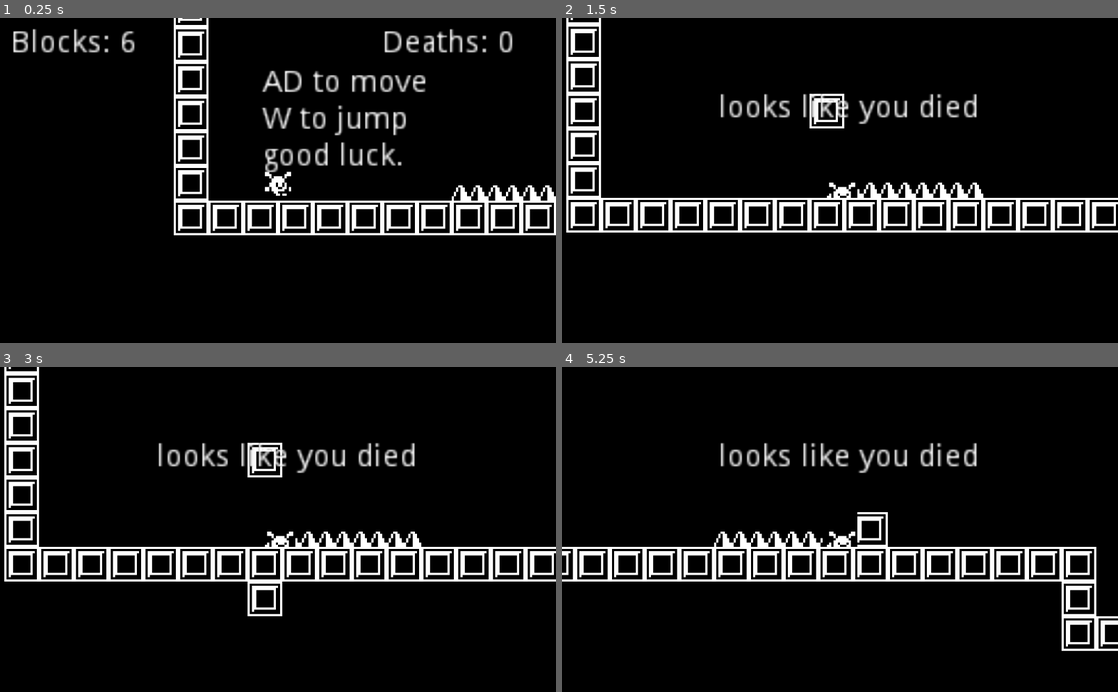
Above: before the commit, frames 1-4 (two rows, left to right).
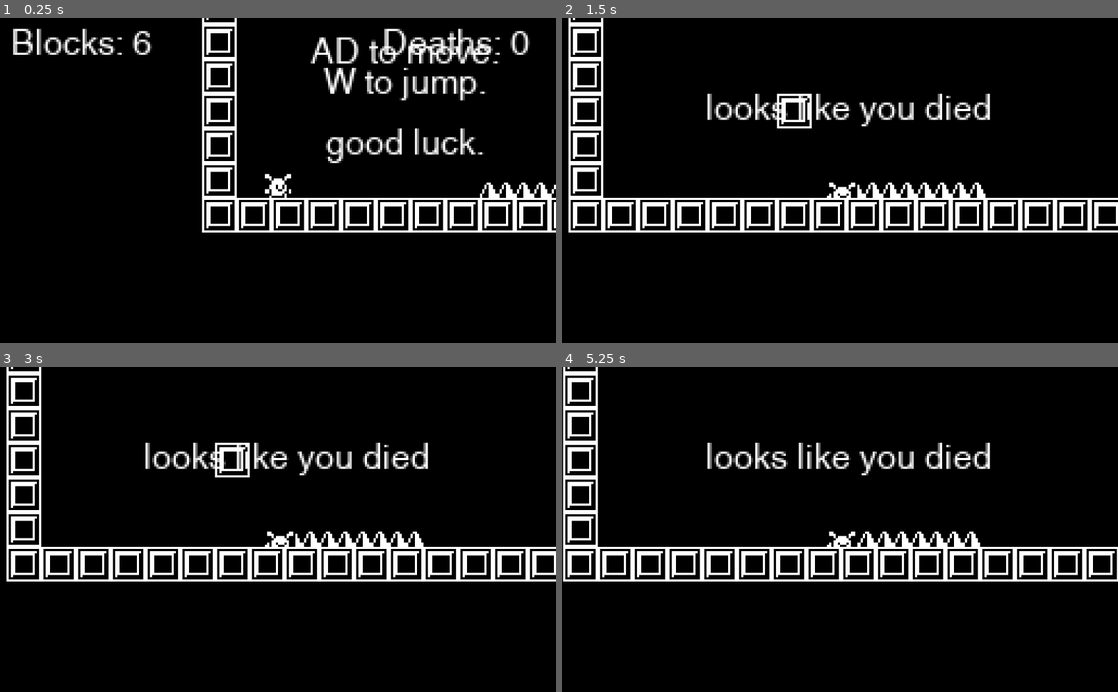
Above: after the commit, the same moments.

Repository: thomasapope/plat-form
Game: Godot game, scene res://scenes/Setup Game.tscn
Two runs of this game, one before a commit and one after it. Both use one fixed random seed, a clock stepped at 60 frames per second and the inputs below.
Inputs (mouse positions are in pixels of both pictures, inside the frame that each line leads up to):
- Up to frame 1 (0.25 s): no input
- Up to frame 2 (1.5 s): tap Enter at 0.5, 1.25 s; move the mouse to (962, 164) at 0.52 s; hold D (right) from 0.53 s (still down); tap W (jump) at 0.6, 0.77, 1.07, 1.35 s; click (962, 164) at 0.67 s; move the mouse to (728, 196) at 1.27 s
- Up to frame 3 (3 s): tap W (jump) at 1.52, 1.82, 2.1, 2.85 s; tap R (reset) at 2, 2.75 s; move the mouse to (333, 458) at 2.02 s; release D (right) at 2.03 s; hold A (left) 2.03-2.78 s; move the mouse to (250, 594) at 2.77 s; hold D (right) from 2.78 s (still down); click (250, 594) at 2.92 s
- Up to frame 4 (5.25 s): tap W (jump) at 3.02, 3.32, 3.6, 3.77, 4.07, 4.35, 4.52, 4.82, 5.1 s; tap Enter at 3.5 s; move the mouse to (1006, 578) at 3.52 s; tap R (reset) at 4.15, 5 s; move the mouse to (673, 480) at 4.27 s; release D (right) at 4.28 s; hold A (left) 4.28-5.03 s; move the mouse to (867, 529) at 5.02 s; hold D (right) from 5.03 s (still down); click (867, 529) at 5.17 s

The runs differ from the first frame. In frame 1, 15% of the frame differs, in the area x 2-100%, y 0-67%; in frame 2, 7.8%; in frame 3, 8.2%; in frame 4, 11%.

Commit message:
Initial commit for 1.0.1
Improve text quality
Add kill volume on left side of level
Add reset button
Prevent blocks from being placed inside character

Diff:
--- /dev/null
+++ b/scenes/Main.tscn
@@ -0,0 +1,51 @@
+[gd_scene load_steps=3 format=2]
+
+[ext_resource path="res://ui/Swansea72.tres" type="DynamicFont" id=1]
+[ext_resource path="res://ui/UITheme.tres" type="Theme" id=2]
+
+[node name="Main" type="Control"]
+__meta__ = {
+"_edit_use_anchors_": false
+}
+
+[node name="Label" type="Label" parent="."]
+margin_left = 215.0
+margin_top = 74.0
+margin_right = 775.0
+margin_bottom = 233.0
+custom_fonts/font = ExtResource( 1 )
+text = "Plat  Form"
+align = 1
+__meta__ = {
+"_edit_use_anchors_": false
+}
+
+[node name="VBoxContainer" type="VBoxContainer" parent="Label"]
+margin_left = 136.0
+margin_top = 116.0
+margin_right = 436.0
+margin_bottom = 455.0
+theme = ExtResource( 2 )
+custom_constants/separation = 25
+__meta__ = {
+"_edit_use_anchors_": false
+}
+
+[node name="Play" type="Button" parent="Label/VBoxContainer"]
+margin_right = 300.0
+margin_bottom = 75.0
+rect_min_size = Vector2( 0, 75 )
+text = "Play"
+__meta__ = {
+"_edit_use_anchors_": false
+}
+
+[node name="Exit" type="Button" parent="Label/VBoxContainer"]
+margin_top = 100.0
+margin_right = 300.0
+margin_bottom = 175.0
+rect_min_size = Vector2( 0, 75 )
+text = "Exit"
+__meta__ = {
+"_edit_use_anchors_": false
+}
--- a/scenes/World.tscn
+++ b/scenes/World.tscn
@@ -7,6 +7,7 @@
 [ext_resource path="res://scripts/World.gd" type="Script" id=5]
 [ext_resource path="res://scripts/Helper/Follow.gd" type="Script" id=6]
 [ext_resource path="res://scenes/Goal.tscn" type="PackedScene" id=7]
+[ext_resource path="res://ui/UITheme.tres" type="Theme" id=8]
 [ext_resource path="res://scripts/Helper/TileMapReplacer.gd" type="Script" id=9]
 [ext_resource path="res://sound/win.wav" type="AudioStream" id=10]
 
@@ -21,7 +22,7 @@
 script = ExtResource( 9 )
 
 [node name="Character" parent="." instance=ExtResource( 2 )]
-position = Vector2( -288, -48 )
+position = Vector2( -301, -39 )
 
 [node name="Hazard" parent="." instance=ExtResource( 3 )]
 
@@ -40,6 +41,7 @@
 margin_right = 128.0
 margin_bottom = 75.0
 mouse_filter = 2
+theme = ExtResource( 8 )
 __meta__ = {
 "_edit_use_anchors_": false
 }
@@ -55,6 +57,7 @@
 margin_right = 64.0
 margin_bottom = -26.0
 grow_horizontal = 2
+theme = ExtResource( 8 )
 text = "looks like you died"
 align = 1
 __meta__ = {
@@ -135,6 +138,9 @@
 margin_bottom = 14.0
 rect_min_size = Vector2( 60, 0 )
 text = "Deaths: 0"
+__meta__ = {
+"_edit_use_anchors_": false
+}
 
 [node name="Goal" parent="." instance=ExtResource( 7 )]
 position = Vector2( 5240, -392 )
@@ -144,6 +150,9 @@
 
 [node name="KillBoundary2" parent="." instance=ExtResource( 4 )]
 position = Vector2( 4072, -416 )
+
+[node name="KillBoundary" parent="KillBoundary2" instance=ExtResource( 4 )]
+position = Vector2( -5423, 309 )
 
 [node name="Hazard2" parent="." instance=ExtResource( 3 )]
 position = Vector2( 104, -8 )
@@ -162,13 +171,16 @@
 }
 
 [node name="Tutorial" type="Label" parent="Tutorials"]
-margin_left = -343.0
-margin_top = 65.0
-margin_right = -267.0
-margin_bottom = 113.0
-text = "AD to move
-W to jump
+margin_left = -334.0
+margin_top = 52.0
+margin_right = -247.0
+margin_bottom = 105.0
+theme = ExtResource( 8 )
+text = "AD to move.
+W to jump.
+
 good luck."
+align = 1
 __meta__ = {
 "_edit_use_anchors_": false
 }
@@ -178,6 +190,7 @@
 margin_top = 66.0
 margin_right = 108.0
 margin_bottom = 97.0
+theme = ExtResource( 8 )
 text = "right click to place block.
 use wisely."
 align = 1
@@ -190,6 +203,7 @@
 margin_top = -256.0
 margin_right = 4571.0
 margin_bottom = -242.0
+theme = ExtResource( 8 )
 text = "hope you saved a couple blocks..."
 __meta__ = {
 "_edit_use_anchors_": false
--- a/scripts/Character.gd
+++ b/scripts/Character.gd
@@ -48,6 +48,9 @@
 
 
 	var direction = get_direction()
+
+	if (Input.is_action_just_pressed("reset")):
+		reset()
 
 	# Play jump sound
 	if (direction.y == -1):
@@ -121,18 +124,26 @@
 	return animation_new
 
 
+func reset():
+	kill()
+
+
 func kill(code = 0):
 	if (dead): return # you only die once
 	if (!celebrate):
 		emit_signal("player_died", code)
 	has_control = false
 	dead = true
-	if (code == 1):
-		sound_fall.play()
-	else:
-		sound_die.play()
 
-#	queue_free()
+	match code:
+		0:
+			sound_die.play()
+		1:
+			sound_fall.play()
+		2:
+			#ADD RESET SOUND HERE
+			sound_die.play()
+#			sound_reset.play() What a failure
 
 
 func goal_reached():
--- /dev/null
+++ b/scripts/Helper/ViewPortScaler.gd
@@ -0,0 +1,12 @@
+extends Node
+
+
+onready var view_box = $Box
+onready var sub_viewport = $Box/Viewport
+onready var screen_res = get_viewport().size
+
+var scaling = Vector2()
+
+func _ready():
+	scaling = screen_res / sub_viewport.size
+	view_box.rect_scale = scaling
--- a/scripts/SetupGame.gd
+++ b/scripts/SetupGame.gd
@@ -1,12 +1,15 @@
 extends Node2D
 
 var game_data
-export var save_filename = "res://save.tres"
+#export var save_filename = "user://save.tres"
+export var save_filename = "user://save1.tres"
 
 func _ready():
 	game_data = load_save_data(save_filename)
 
 	game_data.death_count = 0
+	print ("Setting deaths to 0")
+	print(game_data.death_count)
 
 #	save_data(filename, game_data)
 	var error_code = ResourceSaver.save(save_filename, game_data)
@@ -18,7 +21,7 @@
 		print_debug("ERROR:", error_code)
 
 
-func load_save_data(file_name = "res://save.tres"):
+func load_save_data(file_name = save_filename):
 	if ResourceLoader.exists(file_name):
 		var data = ResourceLoader.load(file_name)
 		if data is save_data: # Check that the data is valid
@@ -26,4 +29,11 @@
 		else:
 			print_debug("ERROR: Data file is wrong type")
 	else:
-		print_debug("ERROR: File not found")
+		print_debug("ERROR: File not found. Creating new file.")
+		var data = save_data.new()
+		data.creator_death_count = 0
+
+		var error_code = ResourceSaver.save(save_filename, data)
+		if (error_code != 0):
+			print_debug("ERROR:", error_code)
+		return data
--- a/scripts/World.gd
+++ b/scripts/World.gd
@@ -15,7 +15,7 @@
 var game_data
 var death_count = 0
 
-export var save_filename = "res://save.tres"
+export var save_filename = "user://save1.tres"
 
 
 func _ready():
@@ -31,6 +31,10 @@
 #	print (game_data.best_death_count)
 
 	$Camera2D/GUI/DeathCountLabel.text = death_count_format_str % game_data.death_count
+
+
+#	print ("Checking deaths")
+#	print(game_data.death_count)
 
 
 func save_data(filename, data):
@@ -62,6 +66,9 @@
 	var error_code = ResourceSaver.save(save_filename, game_data)
 	if (error_code != 0):
 		print_debug("ERROR:", error_code)
+	print (error_code)
+	print ("Checking deaths")
+	print(game_data.death_count)
 
 
 func goal_reached():
@@ -85,6 +92,7 @@
 	if (game_data.best_death_count > game_data.death_count || game_data.best_death_count == -1):
 		game_data.best_death_count = game_data.death_count
 		print("NEW HIGH SCORE! ", game_data.best_death_count)
+		get_node("Camera2D/GUI/VictoryLabel/Deaths/Best").text = end_best_format % game_data.best_death_count
 
 	var error_code = ResourceSaver.save(save_filename, game_data)
 	if (error_code != 0):
@@ -102,16 +110,24 @@
 			print_debug("ERROR:", error_code)
 
 
+# Place Blocks
 func _unhandled_input(event):
 	if (blocks < 1): return
+	if ($Character.dead == true): return
 	# Mouse in viewport coordinates.
 	if event is InputEventMouseButton:
 		if event.is_pressed():
 			var click_pos = $TileMap.world_to_map(get_global_mouse_position())
 #			print("Tilemap Cell: ", click_pos)
 			if ($TileMap.get_cellv(click_pos) == -1):
-				$TileMap.set_cellv(click_pos, 0)
-				blocks -= 1
-				$"Camera2D/GUI/Block Label".text = block_format_str % blocks
+				# Make sure the player is not in that cell
+				var player_pos = $TileMap.world_to_map($TileMap.to_local($Character.position))
+				if player_pos != click_pos:
+					$TileMap.set_cellv(click_pos, 0)
+					blocks -= 1
+					$"Camera2D/GUI/Block Label".text = block_format_str % blocks
+				else:
+					print("The player is there.")
 			else:
+				# Already a block there
 				print("There is already a tile there.")
--- a/scripts/save_data.gd
+++ b/scripts/save_data.gd
@@ -3,5 +3,5 @@
 class_name save_data
 
 export var death_count = 0
-export var creator_death_count = -1
+export var creator_death_count = 0
 export var best_death_count = -1
--- /dev/null
+++ b/ui/Swansea16.tres
@@ -0,0 +1,9 @@
+[gd_resource type="DynamicFont" load_steps=2 format=2]
+
+[sub_resource type="DynamicFontData" id=1]
+antialiased = false
+font_path = "res://font/Swansea.ttf"
+
+[resource]
+extra_spacing_bottom = 2
+font_data = SubResource( 1 )
--- /dev/null
+++ b/ui/Swansea24.tres
@@ -0,0 +1,7 @@
+[gd_resource type="DynamicFont" load_steps=2 format=2]
+
+[ext_resource path="res://ui/Swansea.ttf" type="DynamicFontData" id=1]
+
+[resource]
+size = 32
+font_data = ExtResource( 1 )
--- /dev/null
+++ b/ui/Swansea72.tres
@@ -0,0 +1,7 @@
+[gd_resource type="DynamicFont" load_steps=2 format=2]
+
+[ext_resource path="res://ui/Swansea.ttf" type="DynamicFontData" id=1]
+
+[resource]
+size = 72
+font_data = ExtResource( 1 )
--- /dev/null
+++ b/ui/UITheme.tres
@@ -0,0 +1,15 @@
+[gd_resource type="Theme" load_steps=5 format=2]
+
+[ext_resource path="res://ui/Swansea.ttf" type="DynamicFontData" id=1]
+[ext_resource path="res://ui/Swansea24.tres" type="DynamicFont" id=2]
+
+[sub_resource type="DynamicFont" id=1]
+extra_spacing_bottom = 2
+font_data = ExtResource( 1 )
+
+[sub_resource type="BitmapFont" id=2]
+
+[resource]
+default_font = SubResource( 2 )
+Button/fonts/font = ExtResource( 2 )
+Label/fonts/font = SubResource( 1 )
Not shown: 1 places in scenes/World.tscn that only renumber resources
Binary file added: ui/Swansea.ttf
